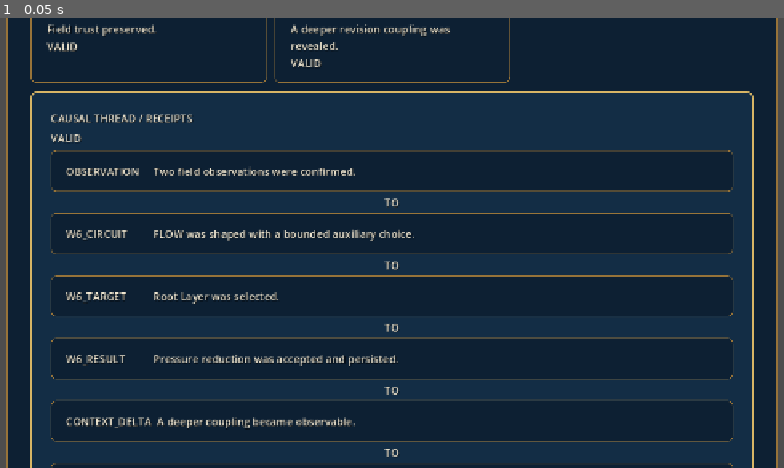
Above: before the commit, frame 1.
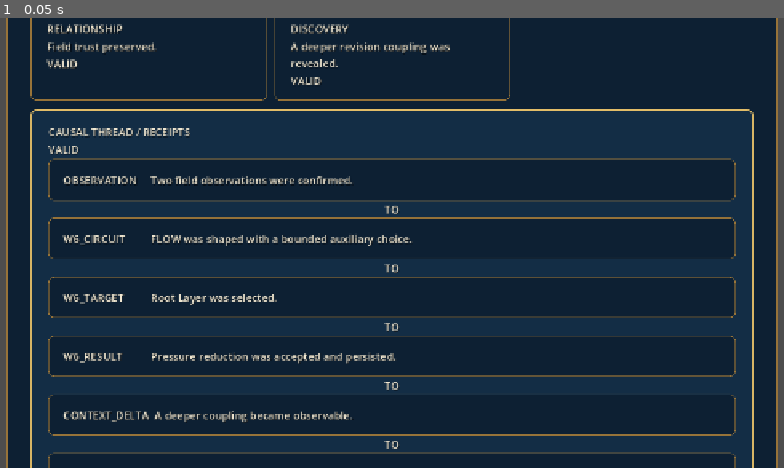
Above: after the commit, the same moment.

Repository: alsdmlals4-eng/GRIMOIRE-
Game: Godot game, scene res://src/ui/component_sheets/component_sheet_d_result_grimoire.tscn
The game is run twice, just before and just after one commit, with the same random seed, the same clock (stepped at 60 frames per second) and the same inputs. This scene is started directly instead of the project's main scene.
Inputs:
- Up to frame 1 (0.05 s): no input

The runs differ from the first frame. In frame 1, 12% of the frame differs, in the area x 3-97%, y 1-100%.

Commit message:
fix(ui): compact causal receipt thread

Diff:
--- a/src/ui/components/causal_thread.tscn
+++ b/src/ui/components/causal_thread.tscn
@@ -3,20 +3,20 @@
 [ext_resource path="res://src/ui/components/causal_thread.gd" type="Script" id="1"]
 
 [node name="CausalThread" type="PanelContainer"]
-custom_minimum_size = Vector2(520, 420)
+custom_minimum_size = Vector2(520, 260)
 theme_type_variation = &"AcademyPanelEmphasis"
 script = ExtResource("1")
 
 [node name="Margin" type="MarginContainer" parent="."]
 layout_mode = 2
-theme_override_constants/margin_left = 16
-theme_override_constants/margin_top = 14
-theme_override_constants/margin_right = 16
-theme_override_constants/margin_bottom = 14
+theme_override_constants/margin_left = 12
+theme_override_constants/margin_top = 8
+theme_override_constants/margin_right = 12
+theme_override_constants/margin_bottom = 8
 
 [node name="Rows" type="VBoxContainer" parent="Margin"]
 layout_mode = 2
-theme_override_constants/separation = 8
+theme_override_constants/separation = 4
 
 [node name="Title" type="Label" parent="Margin/Rows"]
 layout_mode = 2
@@ -28,4 +28,4 @@
 
 [node name="ReceiptList" type="VBoxContainer" parent="Margin/Rows"]
 layout_mode = 2
-theme_override_constants/separation = 5
+theme_override_constants/separation = 2
